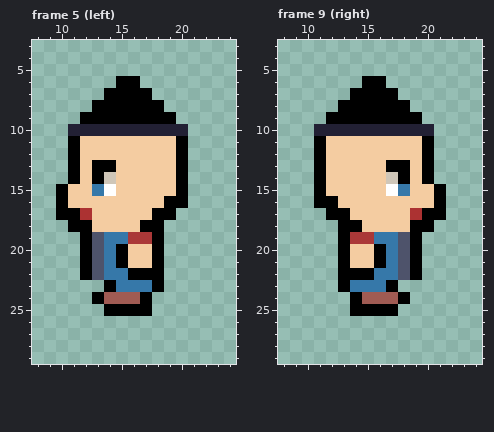
File history of a pixel-art file, assets/characters/base/idle.aseprite. Above is the file before it was changed.
32x32 pixels, 16 frames. Colours within 5 levels of each other are drawn and written as one. Shown: frame 5 (left): x 8..24, y 3..29; frame 9 (right): x 8..24, y 3..29. The commit also changed other frames, which this record leaves out.
The result:
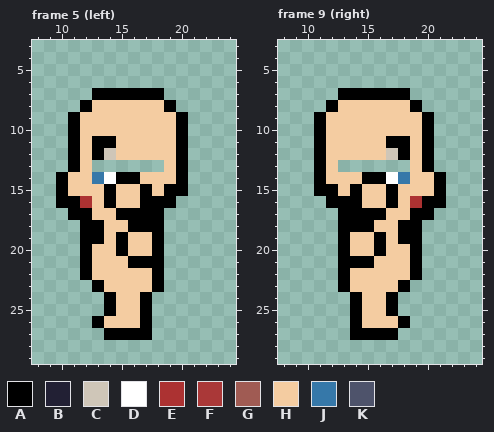
Palette (. is transparent): A #000000  B #222034  C #cfc6b8  D #ffffff  E #ac3232  F #aa3838  G #a05b53  H #f4cca1  J #3678a9  K #4e536b
What changed:
layer "pants/brown" now hidden
layer "shirt/red_blue" now hidden
layer "hands/default" added
layer "hair/mohawk" now hidden
layer "hands_top/default" now shown
--- frame 5 (left)
@@ x 8..24 @@
  5 .................
- 6 .......AA........
- 7 ......AAAA.......
- 8 .....AAAAAA......
- 9 ....AAAAAAAA.....
-10 ...BBBBBBBBBB....
-11 ...AHHHHHHHHA....
-12 ...AHHHHHHHHA....
-13 ...AHAAHHHHHA....
-14 ...AHACHHHHHA....
-15 ..AHHJDHHHHHA....
-16 ..AHHHHHHHHAA....
-17 ..AAEHHHHHAA.....
-18 ...AAHHHHAA......
-19 ....AKJJFFA......
-20 ....AKJAHHA......
-21 ....AKJAHHA......
-22 ....AKJJAAA......
-23 ......AJJJA......
-24 .....AGGGA.......
-25 ......AAAA.......
-26 .................
-27 .................
+ 6 .................
+ 7 .....AAAAAA......
+ 8 ....AHHHHHHA.....
+ 9 ...AHHHHHHHHA....
+10 ...AHHHHHHHHA....
+11 ...AHAAHHHHHA....
+12 ...AHACHHHHHA....
+13 ...AH......HA....
+14 ..AHHJDAAHHHA....
+15 ..AHHHAHHAHAA....
+16 ..AAEHAHHAAA.....
+17 ...AAHHAAAA......
+18 ....AAHHAAA......
+19 ....AAHAHHA......
+20 ....AHHAHHA......
+21 ....AHHHAAA......
+22 ....AHHHHHA......
+23 .....AHHHHA......
+24 ......AHHA.......
+25 ......AHHA.......
+26 .....AHHHA.......
+27 ......AAAA.......
 28 .................
--- frame 9 (right)
@@ x 8..24 @@
  5 .................
- 6 .......AA........
- 7 ......AAAA.......
- 8 .....AAAAAA......
- 9 ....AAAAAAAA.....
-10 ...BBBBBBBBBB....
-11 ...AHHHHHHHHA....
-12 ...AHHHHHHHHA....
-13 ...AHHHHHAAHA....
-14 ...AHHHHHCAHA....
-15 ...AHHHHHDJHHA...
-16 ...AAHHHHHHHHA...
-17 ....AAHHHHHEAA...
-18 .....AAHHHHAA....
-19 .....AFFJJKA.....
-20 .....AHHAJKA.....
-21 .....AHHAJKA.....
-22 .....AAAJJKA.....
-23 .....AJJJA.......
-24 ......AGGGA......
-25 ......AAAA.......
-26 .................
-27 .................
+ 6 .................
+ 7 .....AAAAAA......
+ 8 ....AHHHHHHA.....
+ 9 ...AHHHHHHHHA....
+10 ...AHHHHHHHHA....
+11 ...AHHHHHAAHA....
+12 ...AHHHHHCAHA....
+13 ...AH......HA....
+14 ...AHHHAADJHHA...
+15 ...AAHAHHAHHHA...
+16 ....AAAHHAHEAA...
+17 .....AAAAHHAA....
+18 .....AAAHHAA.....
+19 .....AHHAHAA.....
+20 .....AHHAHHA.....
+21 .....AAAHHHA.....
+22 .....AHHHHHA.....
+23 .....AHHHHA......
+24 ......AHHA.......
+25 ......AHHA.......
+26 ......AHHHA......
+27 ......AAAA.......
 28 .................
Pixel boxes of the changes (left, top, right, bottom) in both pictures:
changed: (56, 76, 188, 340)
changed: (314, 76, 446, 340)
